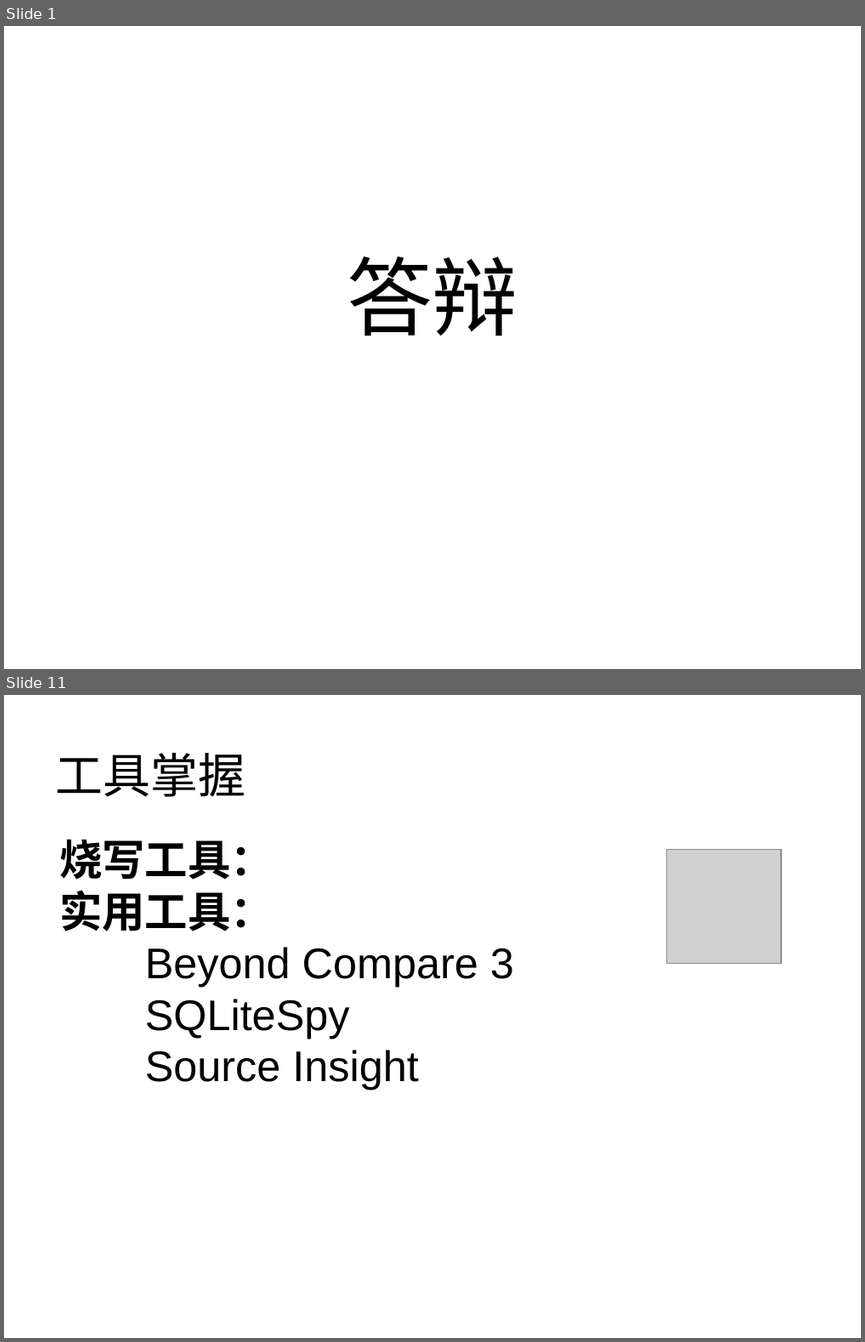
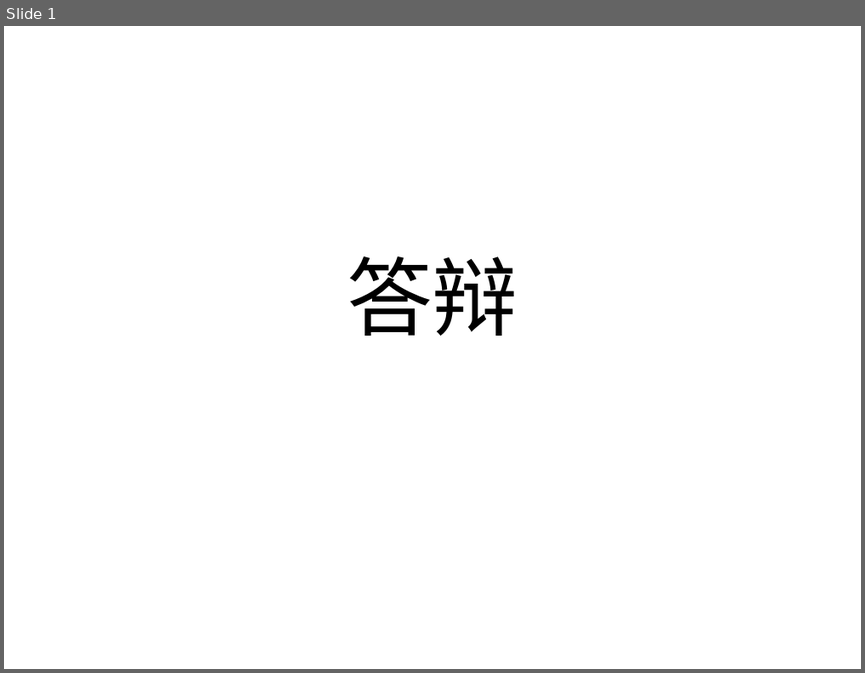
Before and after one commit to littlePunk/-, a slide deck: 11月25号答辩准备.pptx. Shown one above the other, each under a label of ours: slides 1 and 11 before the commit, slide 1 after it; the slides between them are not shown. The pictures are 865x1342 and 865x673 pixels, drawn with LibreOffice and Linux fonts; fonts in the diff are those of the drawing; grey boxes stand for pictures; background and template pictures are left out. Boxes give left, top, right and bottom in pixels: in the first picture for what was removed or moved away, otherwise in the second. Text is boxed around its words. In the diff, an @@ line names an element or a change of style, - is before the commit and + after.

```diff
--- a/11月25号答辩准备.pptx
+++ b/11月25号答辩准备.pptx
@@ slide 11 removed at [4, 695, 861, 1338], background #FFFFFF @@
@@ title removed at [55, 753, 245, 797] @@
-工具掌握
@@ text removed at [59, 839, 514, 1089] @@
-烧写工具：
-实用工具：
-Beyond Compare 3
-SQLiteSpy
-Source Insight
@@ picture removed at [666, 849, 780, 964] @@
```
Also in this commit, not shown: 8 slides changed, 6 slides added, 1 other slide removed, 2 other files.
